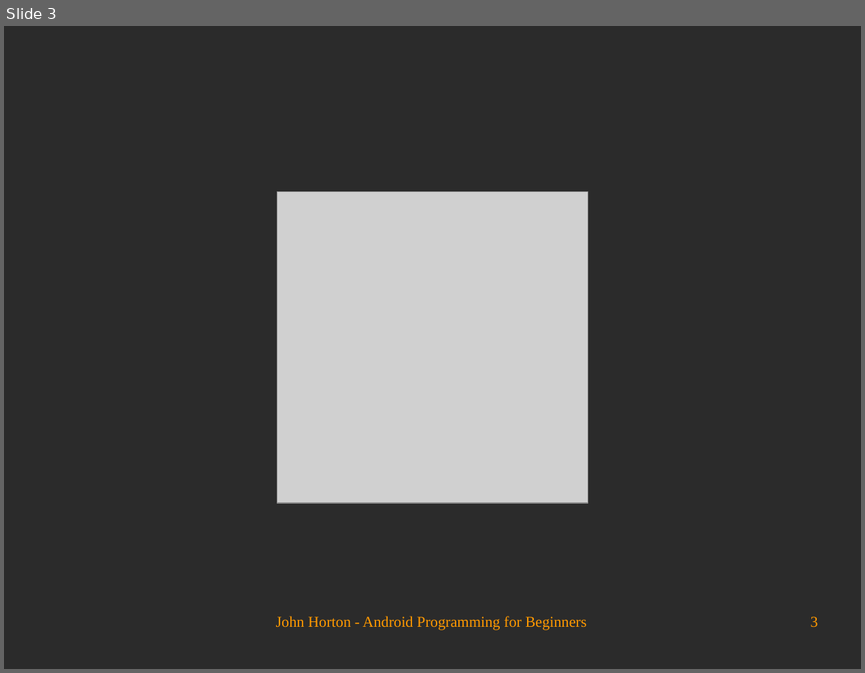
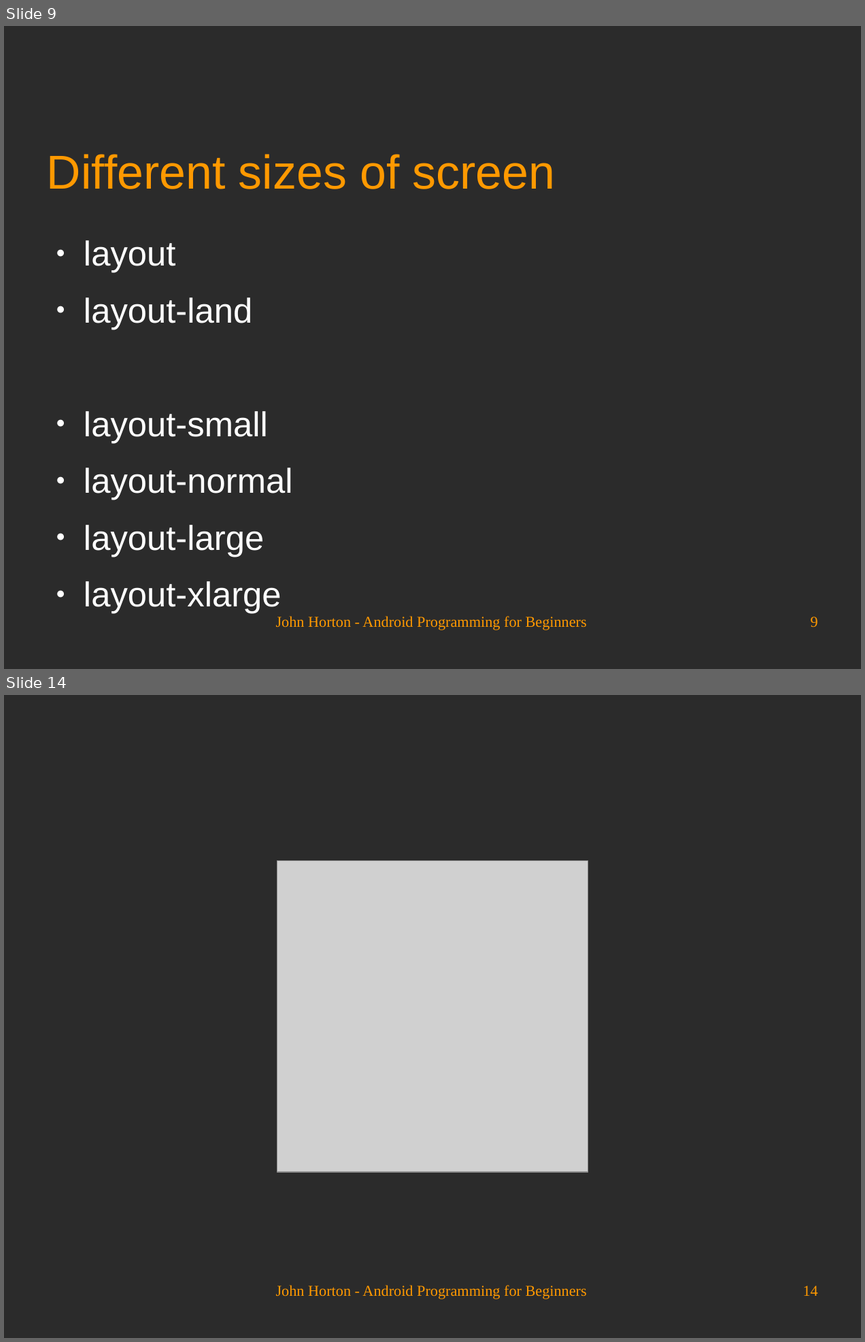
Before and after one commit to Academy-Soft-Intellect/Android-Programming-for-Beginners, a slide deck: 18_Design_Patterns_Fragments_and_the_Real_World.odp. Shown one above the other, each under a label of ours: slide 3 before the commit, slides 9 and 14 after it; the slides between them are not shown. The pictures are 865x673 and 865x1342 pixels, drawn with LibreOffice and Linux fonts; fonts in the diff are those of the drawing; grey boxes stand for pictures; background and template pictures are left out; a plain dark background stands for a picture behind light text. Boxes give left, top, right and bottom in pixels: in the first picture for what was removed or moved away, otherwise in the second. Text is boxed around its words. In the diff, an @@ line names an element or a change of style, - is before the commit and + after.

```diff
--- a/18_Design_Patterns_Fragments_and_the_Real_World.odp
+++ b/18_Design_Patterns_Fragments_and_the_Real_World.odp
@@ slide 9 added at (4, 26, 861, 669), background picture (left out) @@
@@ title added at (47, 154, 555, 189), 44 pt, text #FF9900 @@
+Different sizes of screen
@@ text added at (84, 240, 293, 614), 32 pt, text #FFFFFF @@
+● layout
+● layout-land
+● layout-small
+● layout-normal
+● layout-large
+● layout-xlarge
@@ text added at (276, 616, 587, 630), 14 pt, text #FF9900 @@
+John Horton - Android Programming for Beginners
@@ page number added at (810, 616, 818, 626), 14 pt, text #FF9900 @@
+9
@@ what was slide 3 is now slide 14 @@
@@ page number at (803, 1285, 818, 1295): text changed @@
-3
+14
```
Also in this commit, not shown: 2 slides changed, 10 other slides added.
